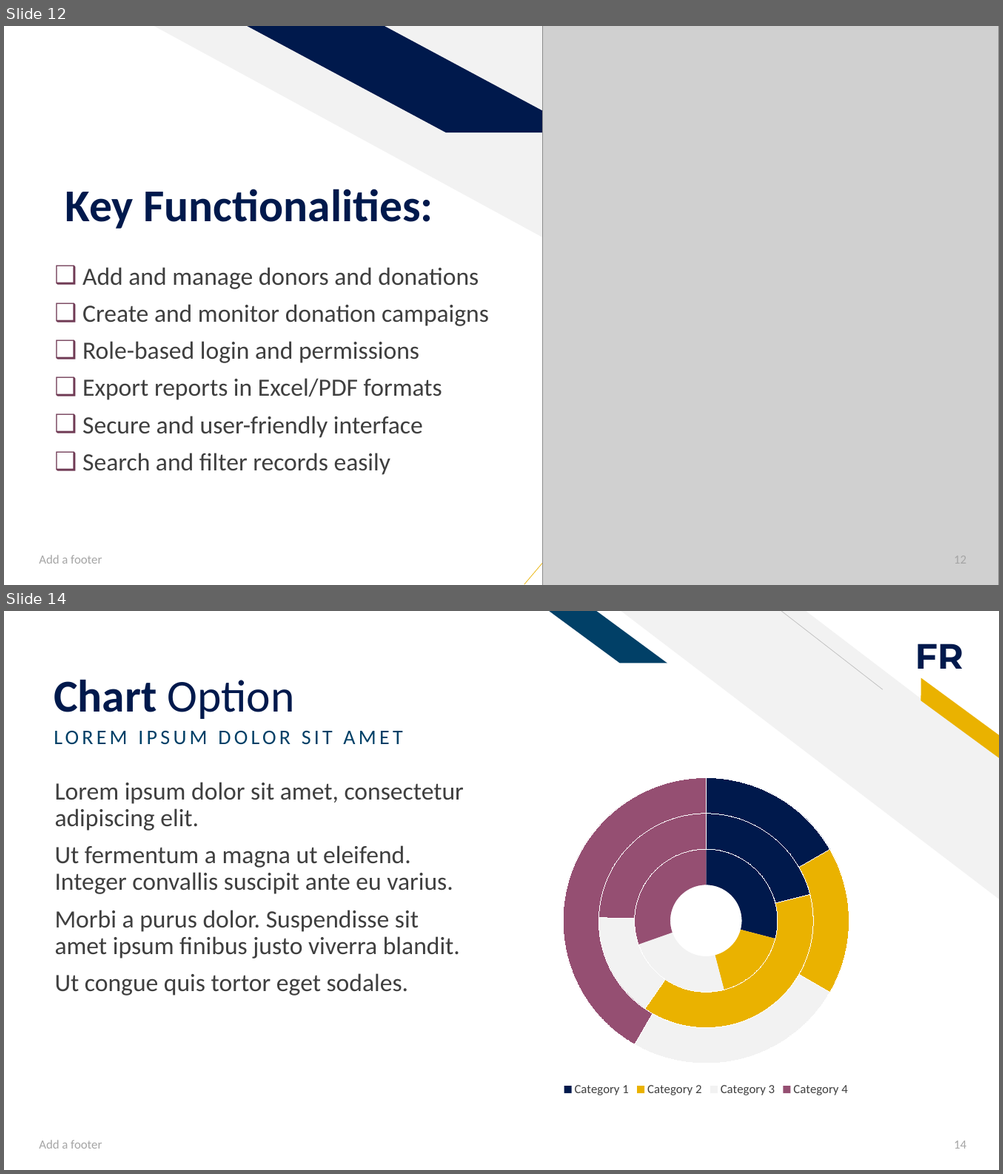
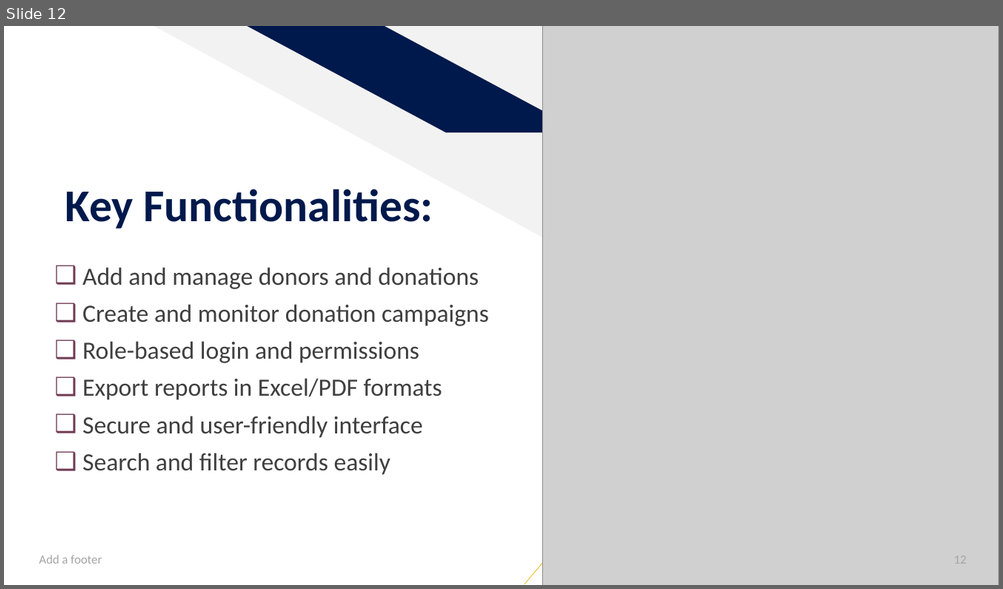
Before and after one commit to SharminAkter13/php_project, a slide deck: Donation Management System.pptx. Shown one above the other, each under a label of ours: slides 12 and 14 before the commit, slide 12 after it; the slides between them are not shown. The pictures are 1003x1174 and 1003x589 pixels, drawn with LibreOffice and Linux fonts; fonts in the diff are those of the drawing; grey boxes stand for pictures. Boxes give left, top, right and bottom in pixels: in the first picture for what was removed or moved away, otherwise in the second. Text is boxed around its words. In the diff, an @@ line names an element or a change of style, - is before the commit and + after.

```diff
--- a/Donation Management System.pptx
+++ b/Donation Management System.pptx
@@ slide 14 removed at (4,611,999,1170), background #FFFFFF @@
@@ parallelogram removed at (549,611,667,664) @@
@@ diag stripe removed at (621,611,999,900) @@
@@ line removed from (883, 689) to (782, 611) @@
@@ text removed at (915,644,963,669) @@
-FR
@@ title removed at (54,679,295,719) @@
-Chart Option
@@ parallelogram removed at (910,678,999,758) @@
@@ doughnut chart removed at (416,721,996,1100) @@
-title "Chart Title "
-categories: Category 1, Category 2, Category 3, Category 4
-Series 1: 29, 17, 24, 30
-Series 2: 21, 39, 16, 25
-Series 3: 17, 17, 25, 42
@@ text removed at (54,730,402,745) @@
-LOREM IPSUM DOLOR SIT AMET
@@ text removed at (55,782,464,996) @@
-Lorem ipsum dolor sit amet, consectetur adipiscing elit.
-Ut fermentum a magna ut eleifend. Integer convallis suscipit ante eu varius.
-Morbi a purus dolor. Suspendisse sit amet ipsum finibus justo viverra blandit.
-Ut congue quis tortor eget sodales.
@@ text removed at (39,1140,102,1149) @@
-Add a footer
@@ page number removed at (953,1141,966,1149) @@
-14
```
Also in this commit, not shown: 2 slides changed, 7 slides added, 3 other slides removed, 6 other files.
